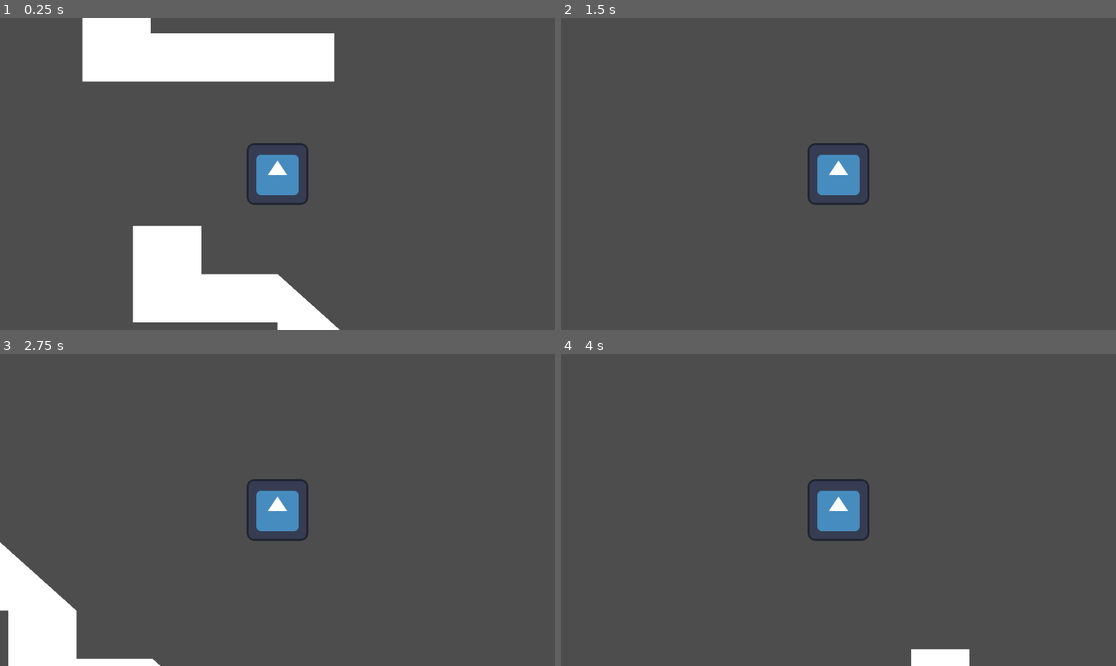
Above: before the commit, frames 1-4 (two rows, left to right).
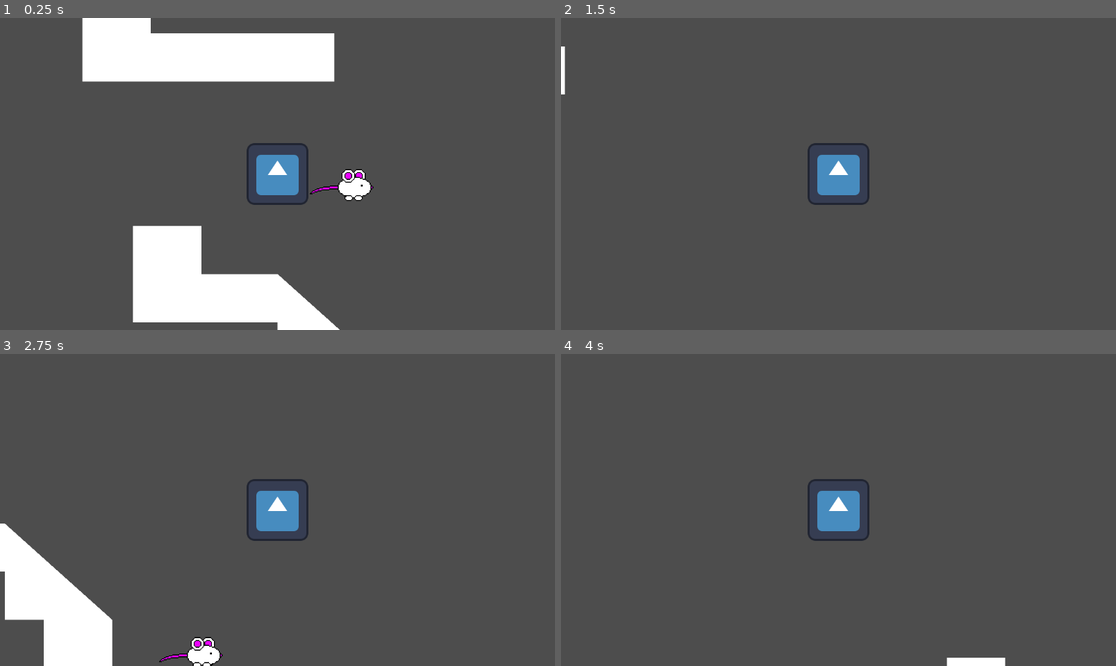
Above: after the commit, the same moments.

Repository: 2024-25-Allen-ISD-Computer-Science/2nd-period-isp-stuff-man
Game: Godot game, scene res://test.tscn
Same seed, same stepped clock (60 frames per second), same inputs: the game is played once before the commit and once after it. The engine's default icon, where the game draws it, is replaced by a stand-in: a white triangle on a blue panel in a dark square.
Inputs:
- Up to frame 1 (0.25 s): no input
- Up to frame 2 (1.5 s): hold Right (ui_right) from 0.53 s (still down); tap Up (ui_up) at 0.77 s
- Up to frame 3 (2.75 s): tap Up (ui_up) at 1.52 s; tap Enter at 2 s; release Right (ui_right) at 2.03 s; hold Left (ui_left) from 2.03 s (still down)
- Up to frame 4 (4 s): release Left (ui_left) at 2.78 s; hold Right (ui_right) from 2.78 s (still down); tap Up (ui_up) at 3.02, 3.77 s

The runs differ from the first frame. In frame 1, 0.5% of the frame differs, in the area x 55-68%, y 48-59%; in frame 2, 0.1%; in frame 3, 4.0%, in the area x 0-41%, y 54-100%; in frame 4, 0.7%.

Commit message:
Add files via upload

Diff:
--- a/stuff-man/mouse.tscn
+++ b/stuff-man/mouse.tscn
@@ -69,6 +69,7 @@
 
 [node name="Mouse" type="CharacterBody2D"]
 position = Vector2(926, 390)
+scale = Vector2(2, 2)
 script = ExtResource("1_i5fsi")
 start_direction = -1
 
--- a/stuff-man/test.tscn
+++ b/stuff-man/test.tscn
@@ -1,7 +1,8 @@
-[gd_scene load_steps=4 format=3 uid="uid://cufdx6q6co62e"]
+[gd_scene load_steps=5 format=3 uid="uid://cufdx6q6co62e"]
 
 [ext_resource type="Texture2D" uid="uid://ckf1l0dj40dqy" path="res://icon.svg" id="1_5qpco"]
 [ext_resource type="Script" path="res://stuff_man.gd" id="2_ko6l7"]
+[ext_resource type="PackedScene" uid="uid://wwuu827nhgo6" path="res://mouse.tscn" id="3_8q5fe"]
 
 [sub_resource type="RectangleShape2D" id="RectangleShape2D_0u723"]
 size = Vector2(128, 128)
@@ -32,7 +33,7 @@
 [node name="CollisionPolygon2D" type="CollisionPolygon2D" parent="Polygon2Da1/StaticBody2D"]
 position = Vector2(-2.99997, 0.99998)
 scale = Vector2(1.00347, 1.0175)
-polygon = PackedVector2Array(33.8824, -98.2801, 256.111, 98.2801, 114.602, 98.2801, 114.602, 0, -265.08, 0, -265.08, -196.56, -123.571, -196.56, -123.571, -98.2801)
+polygon = PackedVector2Array(33.8824, -98.2801, 256.111, 98.2801, 114.602, 98.2801, 33.8824, 98.2802, 33.8824, 0, -265.08, 0, -265.08, -196.56, -123.571, -196.56, -123.571, -98.2801)
 metadata/_edit_lock_ = true
 
 [node name="Polygon2Db1" type="Polygon2D" parent="."]
@@ -70,7 +71,7 @@
 [node name="CollisionPolygon2D" type="CollisionPolygon2D" parent="Polygon2Da2/StaticBody2D"]
 position = Vector2(-2.99997, 0.99998)
 scale = Vector2(1.00347, 1.0175)
-polygon = PackedVector2Array(33.8824, -98.2801, 256.111, 98.2801, 114.602, 98.2801, 114.602, 0, -265.08, 0, -265.08, -196.56, -123.571, -196.56, -123.571, -98.2801)
+polygon = PackedVector2Array(33.8824, -98.2801, 256.111, 98.2801, 114.602, 98.2801, 33.8824, 98.2802, 33.8824, 0, -265.08, 0, -265.08, -196.56, -123.571, -196.56, -123.571, -98.2801)
 metadata/_edit_lock_ = true
 
 [node name="Polygon2Da3" type="Polygon2D" parent="."]
@@ -83,7 +84,7 @@
 [node name="CollisionPolygon2D" type="CollisionPolygon2D" parent="Polygon2Da3/StaticBody2D"]
 position = Vector2(-2.99997, 0.99998)
 scale = Vector2(1.00347, 1.0175)
-polygon = PackedVector2Array(33.8824, -98.2801, 256.111, 98.2801, 114.602, 98.2801, 114.602, 0, -265.08, 0, -265.08, -196.56, -123.571, -196.56, -123.571, -98.2801)
+polygon = PackedVector2Array(33.8824, -98.2801, 256.111, 98.2801, 114.602, 98.2801, 33.8824, 98.28, 33.8824, 0, -265.08, 0, -265.08, -196.56, -123.571, -196.56, -123.571, -98.2801)
 metadata/_edit_lock_ = true
 
 [node name="Polygon2D" type="Polygon2D" parent="."]
@@ -106,3 +107,5 @@
 [node name="t-r-s" type="CollisionPolygon2D" parent="t-r-s/StaticBody2D"]
 position = Vector2(-523, -399)
 polygon = PackedVector2Array(254, 400, 974, 400, 777, 300, 669, 232, 668, 141, 547, 141, 548, 231, 490, 231, 396, 300)
+
+[node name="Mouse" parent="." instance=ExtResource("3_8q5fe")]
